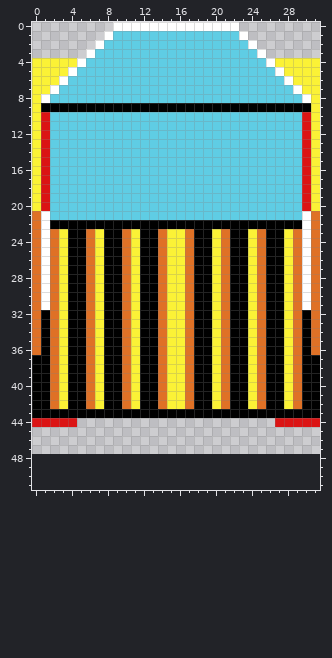
Pixel-art file, stored at core/assets/sprites/vehicles/antonin.ase. The picture above was drawn from the file before the commit.
32x48 pixels, 1 frame. The old version is drawn lined up with the new one, on the new canvas.
The result:
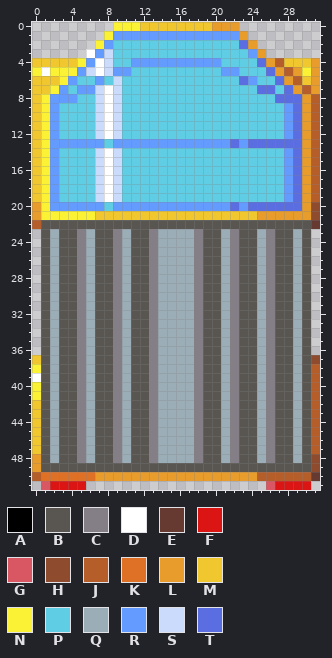
Palette (. is transparent): A #000000  B #595652  C #847e87  D #ffffff  E #663931  F #db1414  G #d95763  H #8e4b2e  J #b65e2a  K #df7126  L #e89c2b  M #f1c730  N #fbf236  P #5fcde4  Q #9badb7  R #639bff  S #cbdbfc  T #5b6ee1
The commit says: Refine Antonin car
Changes in this commit:
canvas 32x48 -> 32x52
Changed rows in their new state; - is an unchanged pixel.
first column x 0:
 0 ---------NNNMMMMMMMMLLL---------
 1 --------NRRRRRRRRRRRRRRL--------
 2 -------NR--------------TL-------
 3 -------RS---------------RL------
 4 MMMMMNRDS--RRRRRRRRRR----TLJMMML
 5 -D--NRSDSRR----------RR---TLJL-L
 6 MMMNR--R-S-------------TR--TLJML
 7 MMNR-RRSDS---------------TT-TLJL
 8 MNRRR--SDS-----------------TTTLJ
 9 MNRPPPPSDSPPPPPPPPPPPPPPPPPPRTLJ
10 MNR----SDS------------------RTLJ
11 MNR----SDS------------------RTLJ
12 MNR----SDS------------------RTLJ
13 MNRRRRRR-RRRRRRRRRRRRRTRTTTTTTLJ
14 MNR----SDS------------------RTLJ
15 MNR----SDS------------------RTLJ
16 MNR----SDS------------------RTLJ
17 MNR----SDS------------------RTLJ
18 MNR----SDS------------------RTLJ
19 MNR----SDS------------------RTLJ
20 LNRRRRRR-RRRRRRRRRRRRRTRTTTTTTLH
21 LNNNNNNMMMMMMMMMMMMMMMMMMLLLLLLH
22 JBBBBBBBBBBBBBBBBBBBBBBBBBBBBBBE
23 .BQBBCQBBCQBBCQQQQCBBQCBBQCBBQB.
24 .BQBBCQBBCQBBCQQQQCBBQCBBQCBBQB.
25 .BQBBCQBBCQBBCQQQQCBBQCBBQCBBQB.
26 .BQBBCQBBCQBBCQQQQCBBQCBBQCBBQB.
27 .BQBBCQBBCQBBCQQQQCBBQCBBQCBBQB.
28 .BQBBCQBBCQBBCQQQQCBBQCBBQCBBQB.
29 .BQBBCQBBCQBBCQQQQCBBQCBBQCBBQB.
30 .BQBBCQBBCQBBCQQQQCBBQCBBQCBBQB.
31 .BQBBCQBBCQBBCQQQQCBBQCBBQCBBQB.
32 .BQBBCQBBCQBBCQQQQCBBQCBBQCBBQB.
33 .BQBBCQBBCQBBCQQQQCBBQCBBQCBBQB.
34 .BQBBCQBBCQBBCQQQQCBBQCBBQCBBQB.
35 .BQBBCQBBCQBBCQQQQCBBQCBBQCBBQB.
36 .BQBBCQBBCQBBCQQQQCBBQCBBQCBBQB.
37 MBQBBCQBBCQBBCQQQQCBBQCBBQCBBQBH
38 NBQBBCQBBCQBBCQQQQCBBQCBBQCBBQBJ
39 DBQBBCQBBCQBBCQQQQCBBQCBBQCBBQBJ
40 NBQBBCQBBCQBBCQQQQCBBQCBBQCBBQBJ
41 NBQBBCQBBCQBBCQQQQCBBQCBBQCBBQBJ
42 MBQBBCQBBCQBBCQQQQCBBQCBBQCBBQBJ
43 MBQBBCQBBCQBBCQQQQCBBQCBBQCBBQBJ
44 MBQBBCQBBCQBBCQQQQCBBQCBBQCBBQBJ
45 MBQBBCQBBCQBBCQQQQCBBQCBBQCBBQBJ
46 MBQBBCQBBCQBBCQQQQCBBQCBBQCBBQBJ
47 MBQBBCQBBCQBBCQQQQCBBQCBBQCBBQBJ
48 LBQBBCQBBCQBBCQQQQCBBQCBBQCBBQBH
49 LBBBBBBBBBBBBBBBBBBBBBBBBBBBBBBH
50 JKKKKKKLLLLLLLLLLLLLLLLLLJJJJJJE
51 -GFFFF--------------------GFFFF-
Changed places in both pictures, as pixel boxes (x1, y1, x2, y2):
changed: (32, 22, 320, 490)
